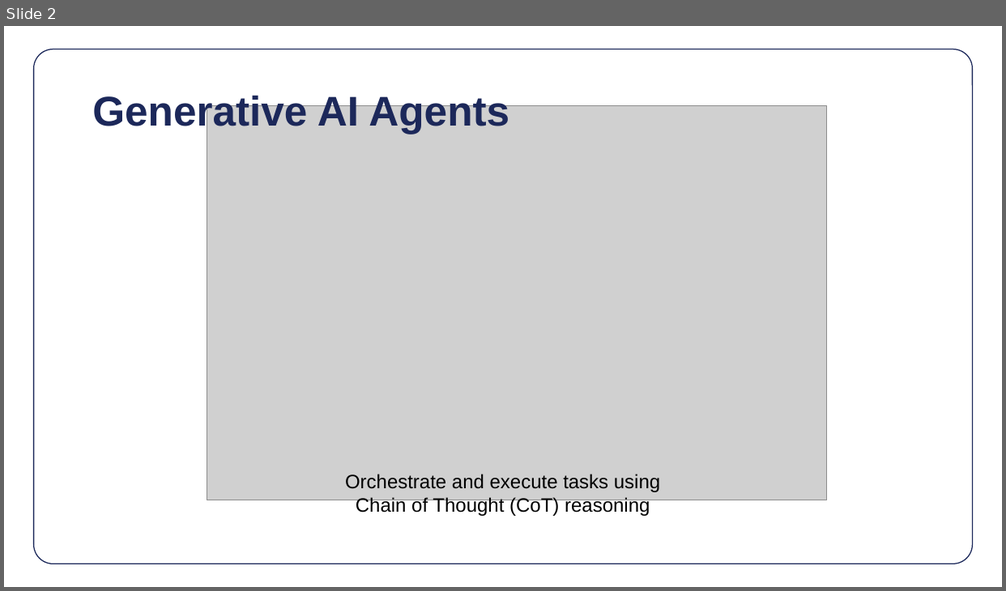
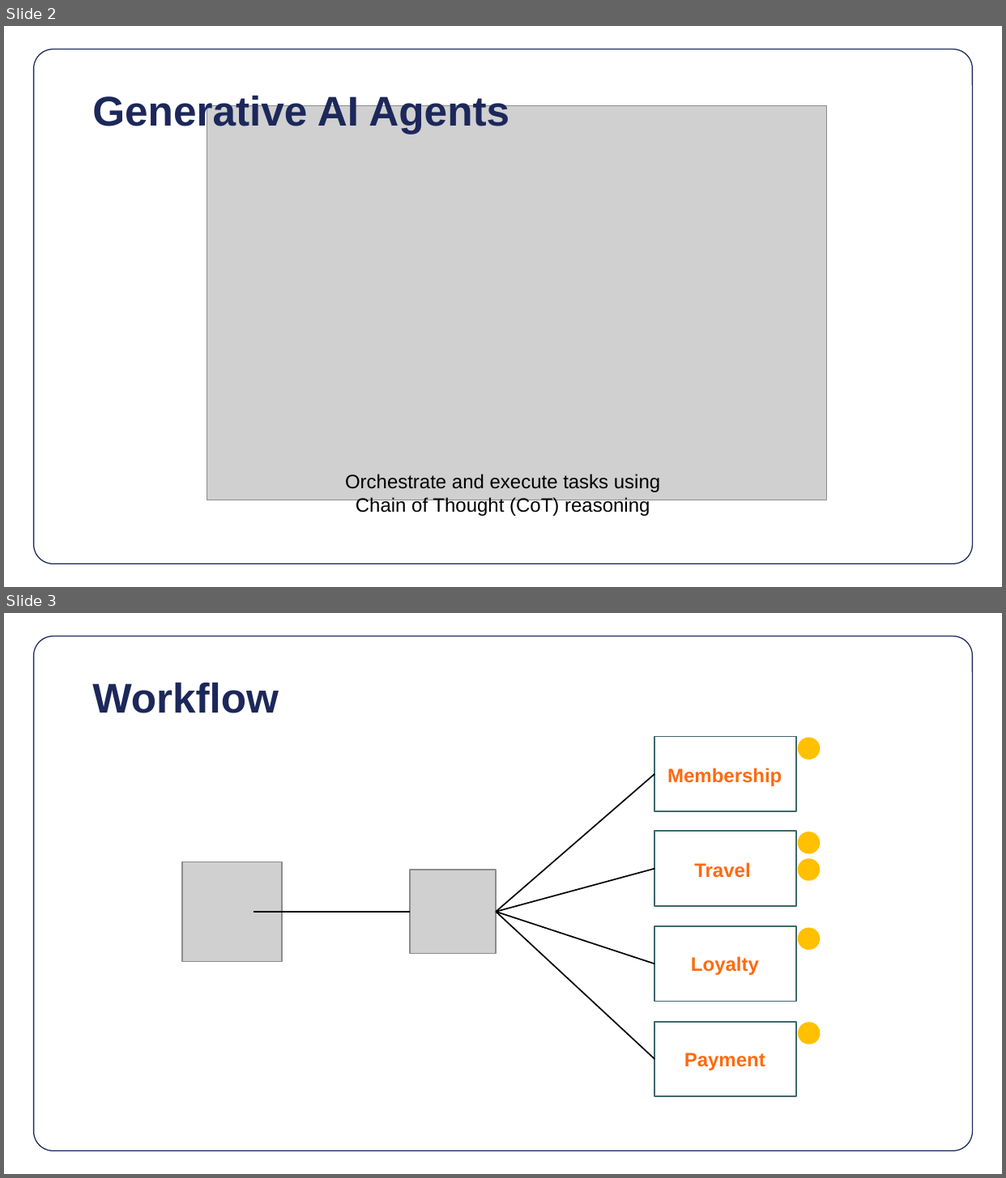
Before and after one commit to eric-bach/kanoe, a slide deck: kanoe.pptx. Shown one above the other, each under a label of ours: slide 2 before the commit, slides 2 and 3 after it. The pictures are 1006x591 and 1006x1178 pixels, drawn with LibreOffice and Linux fonts; fonts in the diff are those of the drawing; grey boxes stand for pictures. Boxes give left, top, right and bottom in pixels: in the first picture for what was removed or moved away, otherwise in the second. Text is boxed around its words. In the diff, an @@ line names an element or a change of style, - is before the commit and + after.

Commit message:
Update presentation

```diff
--- a/kanoe.pptx
+++ b/kanoe.pptx
@@ slide 3 added at (4, 613, 1002, 1174), background #FFFFFF; not listed: 1 template element that a slide beside it also shows @@
@@ title added at (92, 682, 279, 713), 30 pt, text #1C285A, bold @@
+Workflow
@@ rectangle added at (654, 737, 796, 811), fill #FFFFFF, outline #41676D 1 pt @@
@@ ellipse added at (799, 739, 820, 759), fill #FFC000, outline #FFC000 2 pt @@
@@ line added from (496, 911) to (654, 773), #000000 1 pt @@
@@ text added at (667, 768, 782, 786), 14 pt, text gradient #FF690F to #FFC000, bold @@
+Membership
@@ rectangle added at (654, 832, 796, 906), fill #FFFFFF, outline #41676D 1 pt @@
@@ ellipse added at (799, 833, 820, 854), fill #FFC000, outline #FFC000 2 pt @@
@@ picture added at (183, 862, 283, 961) @@
@@ picture added at (410, 870, 496, 953) @@
@@ line added from (496, 911) to (654, 868), #000000 1 pt @@
@@ text added at (694, 862, 750, 878), 14 pt, text gradient #FF690F to #FFC000, bold @@
+Travel
@@ ellipse added at (799, 861, 820, 880), fill #FFC000, outline #FFC000 2 pt @@
@@ line added from (253, 911) to (410, 911), #000000 1 pt @@
@@ line added from (496, 911) to (654, 965), #000000 1 pt @@
@@ line added from (496, 911) to (654, 1059), #000000 1 pt @@
@@ rectangle added at (654, 926, 796, 1001), fill #FFFFFF, outline #41676D 1 pt @@
@@ ellipse added at (799, 930, 820, 949), fill #FFC000, outline #FFC000 2 pt @@
@@ text added at (691, 956, 759, 975), 14 pt, text gradient #FF690F to #FFC000, bold @@
+Loyalty
@@ rectangle added at (654, 1022, 796, 1097), fill #FFFFFF, outline #41676D 1 pt @@
@@ ellipse added at (799, 1024, 820, 1044), fill #FFC000, outline #FFC000 2 pt @@
@@ text added at (684, 1053, 765, 1071), 14 pt, text gradient #FF690F to #FFC000, bold @@
+Payment
```
Also in this commit, not shown: 1 slide removed.
